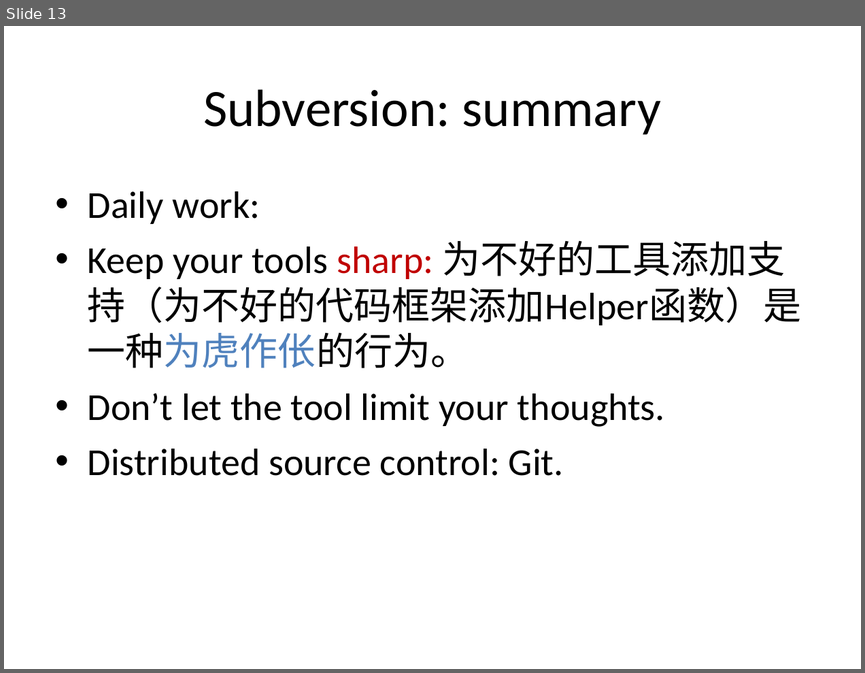
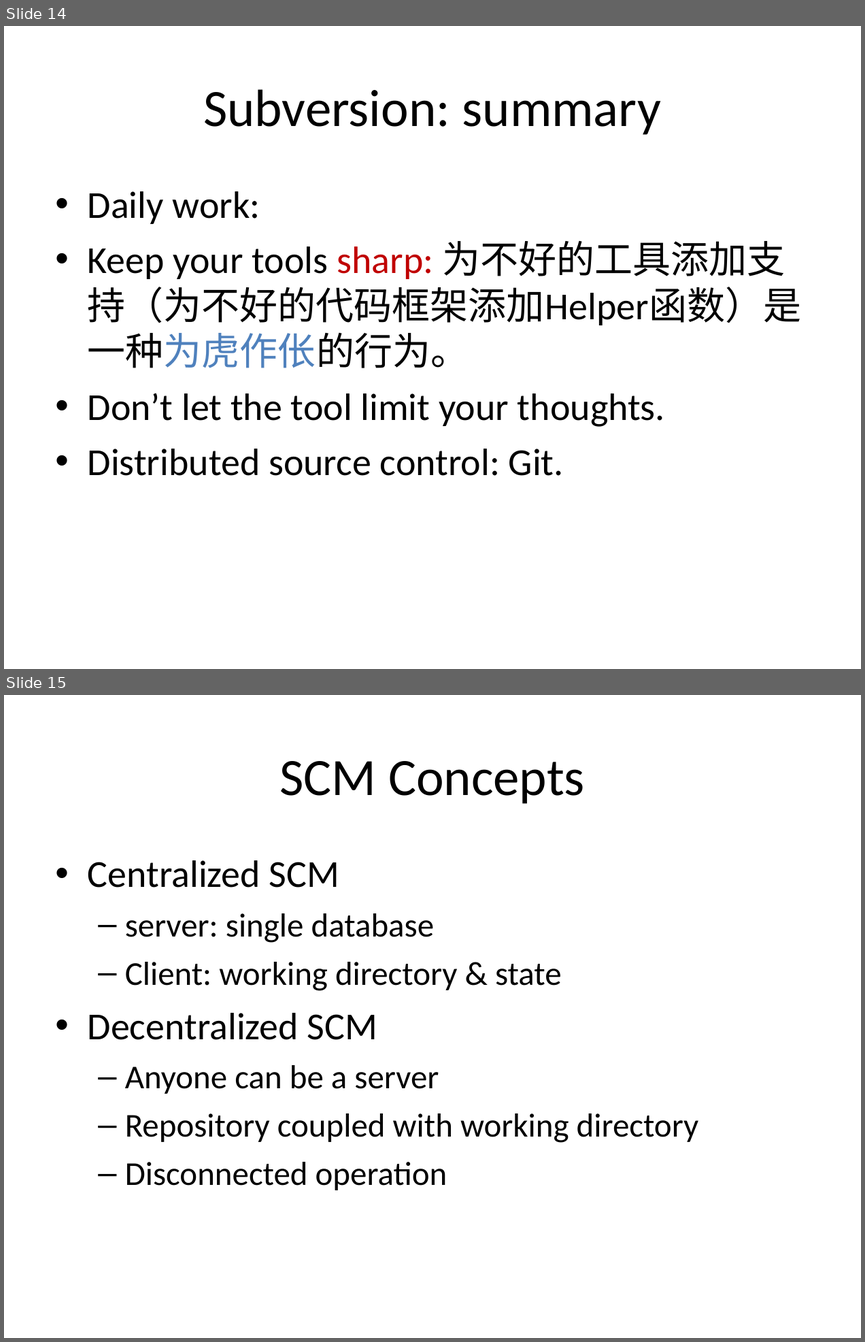
Before and after one commit to JohnCai/LinksAndNotes, a slide deck: Training/SubVersion And Git.ppt. Shown one above the other, each under a label of ours: slide 13 before the commit, slides 14 and 15 after it. The pictures are 865x673 and 865x1342 pixels, drawn with LibreOffice and Linux fonts; fonts in the diff are those of the drawing. Boxes give left, top, right and bottom in pixels: in the first picture for what was removed or moved away, otherwise in the second. Text is boxed around its words. In the diff, an @@ line names an element or a change of style, - is before the commit and + after.

```diff
--- a/Training/SubVersion And Git.ppt
+++ b/Training/SubVersion And Git.ppt
@@ slide 15 added at [4, 695, 861, 1338], background #FFFFFF @@
@@ title added at [279, 761, 585, 804], 44 pt, text #000000 @@
+SCM Concepts
@@ text added at [88, 860, 698, 1190], 28 pt, text #000000 @@
+• Centralized SCM
+  – server: single database
+  – Client: working directory & state
+• Decentralized SCM
+  – Anyone can be a server
+  – Repository coupled with working directory
+  – Disconnected operation
@@ what was slide 13 is now slide 14 @@
```
Also in this commit, not shown: 2 slides changed, 3 other slides added, 1 slide removed, 5 other files.
